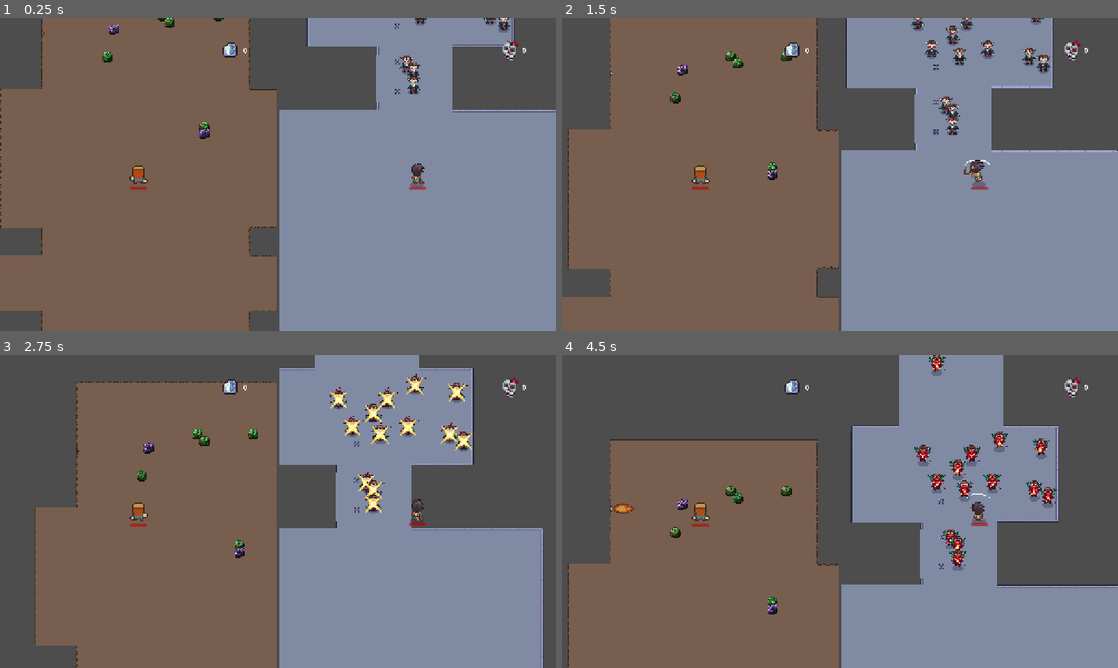
Above: before the commit, frames 1-4 (two rows, left to right).
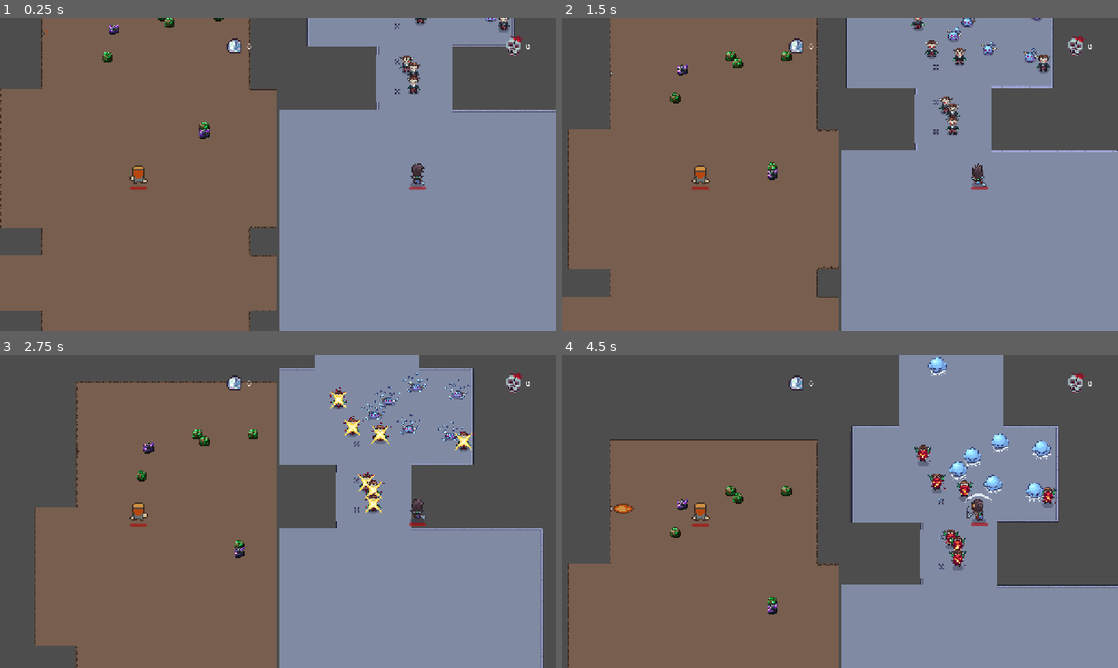
Above: after the commit, the same moments.

Repository: TomasDuggan/tp-1-2d-game-imagecampus
Game: Godot game, scene res://scenes/main.tscn
Two runs of this game, one before a commit and one after it. Both use one fixed random seed, a clock stepped at 60 frames per second and the inputs below.
Inputs:
- Up to frame 1 (0.25 s): no input
- Up to frame 2 (1.5 s): tap Enter at 0.5 s; hold D (move_right) 0.53-1.28 s; hold Space (swap_hero) 0.53-1.28 s; hold A (move_left) from 1.28 s (still down); tap Space (swap_hero) at 1.35 s
- Up to frame 3 (2.75 s): release A (move_left) at 2.03 s; hold D (move_right) from 2.03 s (still down); hold Space (swap_hero) from 2.03 s (still down)
- Up to frame 4 (4.5 s): release Space (swap_hero) at 2.78 s; tap Space (swap_hero) at 2.85, 4.35 s; release D (move_right) at 3.53 s; hold Space (swap_hero) 3.53-4.28 s; hold A (move_left) from 3.53 s (still down)

The runs differ from the first frame. In frame 1, 0.4% of the frame differs, in the area x 40-96%, y 0-54%; in frame 2, 1.0%; in frame 3, 1.3%; in frame 4, 1.7%.

Commit message:
Feature: enemigo slime que bloquea swap por X segundos

Diff:
--- /dev/null
+++ b/godot/animations/enemies/undead_slime_animation.tres
@@ -0,0 +1,212 @@
+[gd_resource type="SpriteFrames" load_steps=31 format=3 uid="uid://suay86mb65k"]
+
+[ext_resource type="Texture2D" uid="uid://5agow3wt2xpq" path="res://art/characters/enemies/undead_slime/Slime2_Attack_with_shadow.png" id="1_ahmhy"]
+[ext_resource type="Texture2D" uid="uid://cl25r8i37b1lg" path="res://art/characters/enemies/undead_slime/Slime2_Death_with_shadow.png" id="2_2o2gi"]
+[ext_resource type="Texture2D" uid="uid://bjgsaj0ay0oqd" path="res://art/characters/enemies/undead_slime/Slime2_Idle_with_shadow.png" id="3_ahmhy"]
+
+[sub_resource type="AtlasTexture" id="AtlasTexture_qtdag"]
+atlas = ExtResource("1_ahmhy")
+region = Rect2(64, 0, 64, 64)
+
+[sub_resource type="AtlasTexture" id="AtlasTexture_0theu"]
+atlas = ExtResource("1_ahmhy")
+region = Rect2(128, 0, 64, 64)
+
+[sub_resource type="AtlasTexture" id="AtlasTexture_lyj38"]
+atlas = ExtResource("1_ahmhy")
+region = Rect2(192, 0, 64, 64)
+
+[sub_resource type="AtlasTexture" id="AtlasTexture_h7cix"]
+atlas = ExtResource("1_ahmhy")
+region = Rect2(256, 0, 64, 64)
+
+[sub_resource type="AtlasTexture" id="AtlasTexture_jwiwb"]
+atlas = ExtResource("1_ahmhy")
+region = Rect2(320, 0, 64, 64)
+
+[sub_resource type="AtlasTexture" id="AtlasTexture_ioli4"]
+atlas = ExtResource("1_ahmhy")
+region = Rect2(384, 0, 64, 64)
+
+[sub_resource type="AtlasTexture" id="AtlasTexture_tdx6n"]
+atlas = ExtResource("1_ahmhy")
+region = Rect2(448, 0, 64, 64)
+
+[sub_resource type="AtlasTexture" id="AtlasTexture_funnp"]
+atlas = ExtResource("1_ahmhy")
+region = Rect2(512, 0, 64, 64)
+
+[sub_resource type="AtlasTexture" id="AtlasTexture_r5xcw"]
+atlas = ExtResource("1_ahmhy")
+region = Rect2(576, 0, 64, 64)
+
+[sub_resource type="AtlasTexture" id="AtlasTexture_ipsy7"]
+atlas = ExtResource("1_ahmhy")
+region = Rect2(640, 0, 64, 64)
+
+[sub_resource type="AtlasTexture" id="AtlasTexture_703l4"]
+atlas = ExtResource("1_ahmhy")
+region = Rect2(0, 0, 64, 64)
+
+[sub_resource type="AtlasTexture" id="AtlasTexture_c6h0v"]
+atlas = ExtResource("2_2o2gi")
+region = Rect2(0, 0, 64, 64)
+
+[sub_resource type="AtlasTexture" id="AtlasTexture_p6f4h"]
+atlas = ExtResource("2_2o2gi")
+region = Rect2(64, 0, 64, 64)
+
+[sub_resource type="AtlasTexture" id="AtlasTexture_ba4bl"]
+atlas = ExtResource("2_2o2gi")
+region = Rect2(128, 0, 64, 64)
+
+[sub_resource type="AtlasTexture" id="AtlasTexture_82rdy"]
+atlas = ExtResource("2_2o2gi")
+region = Rect2(192, 0, 64, 64)
+
+[sub_resource type="AtlasTexture" id="AtlasTexture_u4u2q"]
+atlas = ExtResource("2_2o2gi")
+region = Rect2(256, 0, 64, 64)
+
+[sub_resource type="AtlasTexture" id="AtlasTexture_p37hh"]
+atlas = ExtResource("2_2o2gi")
+region = Rect2(320, 0, 64, 64)
+
+[sub_resource type="AtlasTexture" id="AtlasTexture_s4gpq"]
+atlas = ExtResource("2_2o2gi")
+region = Rect2(384, 0, 64, 64)
+
+[sub_resource type="AtlasTexture" id="AtlasTexture_k5gtw"]
+atlas = ExtResource("2_2o2gi")
+region = Rect2(448, 0, 64, 64)
+
+[sub_resource type="AtlasTexture" id="AtlasTexture_lmpn0"]
+atlas = ExtResource("2_2o2gi")
+region = Rect2(512, 0, 64, 64)
+
+[sub_resource type="AtlasTexture" id="AtlasTexture_bxfmg"]
+atlas = ExtResource("2_2o2gi")
+region = Rect2(576, 0, 64, 64)
+
+[sub_resource type="AtlasTexture" id="AtlasTexture_2o2gi"]
+atlas = ExtResource("3_ahmhy")
+region = Rect2(0, 0, 64, 64)
+
+[sub_resource type="AtlasTexture" id="AtlasTexture_a4ury"]
+atlas = ExtResource("3_ahmhy")
+region = Rect2(64, 0, 64, 64)
+
+[sub_resource type="AtlasTexture" id="AtlasTexture_u7tws"]
+atlas = ExtResource("3_ahmhy")
+region = Rect2(128, 0, 64, 64)
+
+[sub_resource type="AtlasTexture" id="AtlasTexture_dq035"]
+atlas = ExtResource("3_ahmhy")
+region = Rect2(192, 0, 64, 64)
+
+[sub_resource type="AtlasTexture" id="AtlasTexture_jwul4"]
+atlas = ExtResource("3_ahmhy")
+region = Rect2(256, 0, 64, 64)
+
+[sub_resource type="AtlasTexture" id="AtlasTexture_aos7s"]
+atlas = ExtResource("3_ahmhy")
+region = Rect2(320, 0, 64, 64)
+
+[resource]
+animations = [{
+"frames": [{
+"duration": 1.0,
+"texture": SubResource("AtlasTexture_qtdag")
+}, {
+"duration": 1.0,
+"texture": SubResource("AtlasTexture_0theu")
+}, {
+"duration": 1.0,
+"texture": SubResource("AtlasTexture_lyj38")
+}, {
+"duration": 1.0,
+"texture": SubResource("AtlasTexture_h7cix")
+}, {
+"duration": 1.0,
+"texture": SubResource("AtlasTexture_jwiwb")
+}, {
+"duration": 1.0,
+"texture": SubResource("AtlasTexture_ioli4")
+}, {
+"duration": 1.0,
+"texture": SubResource("AtlasTexture_tdx6n")
+}, {
+"duration": 1.0,
+"texture": SubResource("AtlasTexture_funnp")
+}, {
+"duration": 1.0,
+"texture": SubResource("AtlasTexture_r5xcw")
+}, {
+"duration": 1.0,
+"texture": SubResource("AtlasTexture_ipsy7")
+}, {
+"duration": 1.0,
+"texture": SubResource("AtlasTexture_703l4")
+}],
+"loop": false,
+"name": &"attack_down",
+"speed": 12.0
+}, {
+"frames": [{
+"duration": 1.0,
+"texture": SubResource("AtlasTexture_c6h0v")
+}, {
+"duration": 1.0,
+"texture": SubResource("AtlasTexture_p6f4h")
+}, {
+"duration": 1.0,
+"texture": SubResource("AtlasTexture_ba4bl")
+}, {
+"duration": 1.0,
+"texture": SubResource("AtlasTexture_82rdy")
+}, {
+"duration": 1.0,
+"texture": SubResource("AtlasTexture_u4u2q")
+}, {
+"duration": 1.0,
+"texture": SubResource("AtlasTexture_p37hh")
+}, {
+"duration": 1.0,
+"texture": SubResource("AtlasTexture_s4gpq")
+}, {
+"duration": 1.0,
+"texture": SubResource("AtlasTexture_k5gtw")
+}, {
+"duration": 1.0,
+"texture": SubResource("AtlasTexture_lmpn0")
+}, {
+"duration": 1.0,
+"texture": SubResource("AtlasTexture_bxfmg")
+}],
+"loop": false,
+"name": &"death_down",
+"speed": 12.0
+}, {
+"frames": [{
+"duration": 1.0,
+"texture": SubResource("AtlasTexture_2o2gi")
+}, {
+"duration": 1.0,
+"texture": SubResource("AtlasTexture_a4ury")
+}, {
+"duration": 1.0,
+"texture": SubResource("AtlasTexture_u7tws")
+}, {
+"duration": 1.0,
+"texture": SubResource("AtlasTexture_dq035")
+}, {
+"duration": 1.0,
+"texture": SubResource("AtlasTexture_jwul4")
+}, {
+"duration": 1.0,
+"texture": SubResource("AtlasTexture_aos7s")
+}],
+"loop": true,
+"name": &"default",
+"speed": 8.0
+}]
--- a/godot/animations/hero/warrior_animation.tres
+++ b/godot/animations/hero/warrior_animation.tres
@@ -1,102 +1,130 @@
-[gd_resource type="SpriteFrames" load_steps=23 format=3 uid="uid://dycf4ffpsmhmr"]
+[gd_resource type="SpriteFrames" load_steps=27 format=3 uid="uid://dycf4ffpsmhmr"]
 
-[ext_resource type="Texture2D" uid="uid://c6bbqqaleowco" path="res://art/characters/heroes/warrior/Swordsman_lvl1_Run_Attack_with_shadow.png" id="1_87khp"]
-[ext_resource type="Texture2D" uid="uid://hc77l3r6d575" path="res://art/characters/heroes/warrior/Swordsman_lvl1_Run_with_shadow.png" id="2_lon1u"]
+[ext_resource type="Texture2D" uid="uid://di4wdryhqavrl" path="res://art/characters/heroes/warrior/lvl_3/Swordsman_lvl3_Run_Attack_with_shadow.png" id="1_t0s15"]
+[ext_resource type="Texture2D" uid="uid://8posouas0f7f" path="res://art/characters/heroes/warrior/lvl_3/Swordsman_lvl3_Run_with_shadow.png" id="2_trbbd"]
 
-[sub_resource type="AtlasTexture" id="AtlasTexture_cicj2"]
-atlas = ExtResource("1_87khp")
+[sub_resource type="AtlasTexture" id="AtlasTexture_trbbd"]
+atlas = ExtResource("1_t0s15")
+region = Rect2(0, 192, 64, 64)
+
+[sub_resource type="AtlasTexture" id="AtlasTexture_1x3c1"]
+atlas = ExtResource("1_t0s15")
+region = Rect2(64, 192, 64, 64)
+
+[sub_resource type="AtlasTexture" id="AtlasTexture_m3tw0"]
+atlas = ExtResource("1_t0s15")
+region = Rect2(128, 192, 64, 64)
+
+[sub_resource type="AtlasTexture" id="AtlasTexture_vyngp"]
+atlas = ExtResource("1_t0s15")
 region = Rect2(192, 192, 64, 64)
 
-[sub_resource type="AtlasTexture" id="AtlasTexture_8dyqe"]
-atlas = ExtResource("1_87khp")
+[sub_resource type="AtlasTexture" id="AtlasTexture_ysy0p"]
+atlas = ExtResource("1_t0s15")
 region = Rect2(256, 192, 64, 64)
 
-[sub_resource type="AtlasTexture" id="AtlasTexture_65jb5"]
-atlas = ExtResource("1_87khp")
+[sub_resource type="AtlasTexture" id="AtlasTexture_okyhw"]
+atlas = ExtResource("1_t0s15")
 region = Rect2(320, 192, 64, 64)
 
-[sub_resource type="AtlasTexture" id="AtlasTexture_yfroh"]
-atlas = ExtResource("1_87khp")
+[sub_resource type="AtlasTexture" id="AtlasTexture_ujx2j"]
+atlas = ExtResource("1_t0s15")
 region = Rect2(384, 192, 64, 64)
 
-[sub_resource type="AtlasTexture" id="AtlasTexture_kb35q"]
-atlas = ExtResource("2_lon1u")
+[sub_resource type="AtlasTexture" id="AtlasTexture_frh7h"]
+atlas = ExtResource("1_t0s15")
+region = Rect2(448, 192, 64, 64)
+
+[sub_resource type="AtlasTexture" id="AtlasTexture_yrkvo"]
+atlas = ExtResource("2_trbbd")
 region = Rect2(0, 128, 64, 64)
 
-[sub_resource type="AtlasTexture" id="AtlasTexture_ckolg"]
-atlas = ExtResource("2_lon1u")
+[sub_resource type="AtlasTexture" id="AtlasTexture_fk3kh"]
+atlas = ExtResource("2_trbbd")
 region = Rect2(64, 128, 64, 64)
 
-[sub_resource type="AtlasTexture" id="AtlasTexture_e2x0i"]
-atlas = ExtResource("2_lon1u")
+[sub_resource type="AtlasTexture" id="AtlasTexture_ounhk"]
+atlas = ExtResource("2_trbbd")
 region = Rect2(128, 128, 64, 64)
 
-[sub_resource type="AtlasTexture" id="AtlasTexture_kxmgk"]
-atlas = ExtResource("2_lon1u")
+[sub_resource type="AtlasTexture" id="AtlasTexture_pkxpo"]
+atlas = ExtResource("2_trbbd")
 region = Rect2(192, 128, 64, 64)
 
-[sub_resource type="AtlasTexture" id="AtlasTexture_2rwgd"]
-atlas = ExtResource("2_lon1u")
+[sub_resource type="AtlasTexture" id="AtlasTexture_n1wan"]
+atlas = ExtResource("2_trbbd")
 region = Rect2(256, 128, 64, 64)
 
-[sub_resource type="AtlasTexture" id="AtlasTexture_2dumx"]
-atlas = ExtResource("2_lon1u")
+[sub_resource type="AtlasTexture" id="AtlasTexture_jgntb"]
+atlas = ExtResource("2_trbbd")
 region = Rect2(320, 128, 64, 64)
 
-[sub_resource type="AtlasTexture" id="AtlasTexture_as2v2"]
-atlas = ExtResource("2_lon1u")
+[sub_resource type="AtlasTexture" id="AtlasTexture_1v6p4"]
+atlas = ExtResource("2_trbbd")
 region = Rect2(384, 128, 64, 64)
 
-[sub_resource type="AtlasTexture" id="AtlasTexture_dt5vp"]
-atlas = ExtResource("2_lon1u")
+[sub_resource type="AtlasTexture" id="AtlasTexture_sty22"]
+atlas = ExtResource("2_trbbd")
 region = Rect2(448, 128, 64, 64)
 
-[sub_resource type="AtlasTexture" id="AtlasTexture_0v7ga"]
-atlas = ExtResource("2_lon1u")
+[sub_resource type="AtlasTexture" id="AtlasTexture_t0s15"]
+atlas = ExtResource("2_trbbd")
 region = Rect2(0, 192, 64, 64)
 
-[sub_resource type="AtlasTexture" id="AtlasTexture_onw01"]
-atlas = ExtResource("2_lon1u")
+[sub_resource type="AtlasTexture" id="AtlasTexture_smrl1"]
+atlas = ExtResource("2_trbbd")
 region = Rect2(64, 192, 64, 64)
 
-[sub_resource type="AtlasTexture" id="AtlasTexture_tjghn"]
-atlas = ExtResource("2_lon1u")
+[sub_resource type="AtlasTexture" id="AtlasTexture_fi30p"]
+atlas = ExtResource("2_trbbd")
 region = Rect2(128, 192, 64, 64)
 
-[sub_resource type="AtlasTexture" id="AtlasTexture_1kj4o"]
-atlas = ExtResource("2_lon1u")
+[sub_resource type="AtlasTexture" id="AtlasTexture_u3iju"]
+atlas = ExtResource("2_trbbd")
 region = Rect2(192, 192, 64, 64)
 
-[sub_resource type="AtlasTexture" id="AtlasTexture_upyuk"]
-atlas = ExtResource("2_lon1u")
+[sub_resource type="AtlasTexture" id="AtlasTexture_b67hq"]
+atlas = ExtResource("2_trbbd")
 region = Rect2(256, 192, 64, 64)
 
-[sub_resource type="AtlasTexture" id="AtlasTexture_2pxmk"]
-atlas = ExtResource("2_lon1u")
+[sub_resource type="AtlasTexture" id="AtlasTexture_i2j0x"]
+atlas = ExtResource("2_trbbd")
 region = Rect2(320, 192, 64, 64)
 
-[sub_resource type="AtlasTexture" id="AtlasTexture_xetiw"]
-atlas = ExtResource("2_lon1u")
+[sub_resource type="AtlasTexture" id="AtlasTexture_6h37e"]
+atlas = ExtResource("2_trbbd")
 region = Rect2(384, 192, 64, 64)
 
-[sub_resource type="AtlasTexture" id="AtlasTexture_hwl53"]
-atlas = ExtResource("2_lon1u")
+[sub_resource type="AtlasTexture" id="AtlasTexture_phtkk"]
+atlas = ExtResource("2_trbbd")
 region = Rect2(448, 192, 64, 64)
 
 [resource]
 animations = [{
 "frames": [{
 "duration": 1.0,
-"texture": SubResource("AtlasTexture_cicj2")
+"texture": SubResource("AtlasTexture_trbbd")
 }, {
 "duration": 1.0,
-"texture": SubResource("AtlasTexture_8dyqe")
+"texture": SubResource("AtlasTexture_1x3c1")
 }, {
 "duration": 1.0,
-"texture": SubResource("AtlasTexture_65jb5")
+"texture": SubResource("AtlasTexture_m3tw0")
 }, {
 "duration": 1.0,
-"texture": SubResource("AtlasTexture_yfroh")
+"texture": SubResource("AtlasTexture_vyngp")
+}, {
+"duration": 1.0,
+"texture": SubResource("AtlasTexture_ysy0p")
+}, {
+"duration": 1.0,
+"texture": SubResource("AtlasTexture_okyhw")
+}, {
+"duration": 1.0,
+"texture": SubResource("AtlasTexture_ujx2j")
+}, {
+"duration": 1.0,
+"texture": SubResource("AtlasTexture_frh7h")
 }],
 "loop": false,
 "name": &"attack_up",
@@ -133,28 +161,28 @@
 }, {
 "frames": [{
 "duration": 1.0,
-"texture": SubResource("AtlasTexture_0v7ga")
+"texture": SubResource("AtlasTexture_t0s15")
 }, {
 "duration": 1.0,
-"texture": SubResource("AtlasTexture_onw01")
+"texture": SubResource("AtlasTexture_smrl1")
 }, {
 "duration": 1.0,
-"texture": SubResource("AtlasTexture_tjghn")
+"texture": SubResource("AtlasTexture_fi30p")
 }, {
 "duration": 1.0,
-"texture": SubResource("AtlasTexture_1kj4o")
+"texture": SubResource("AtlasTexture_u3iju")
 }, {
 "duration": 1.0,
-"texture": SubResource("AtlasTexture_upyuk")
+"texture": SubResource("AtlasTexture_b67hq")
 }, {
 "duration": 1.0,
-"texture": SubResource("AtlasTexture_2pxmk")
+"texture": SubResource("AtlasTexture_i2j0x")
 }, {
 "duration": 1.0,
-"texture": SubResource("AtlasTexture_xetiw")
+"texture": SubResource("AtlasTexture_6h37e")
 }, {
 "duration": 1.0,
-"texture": SubResource("AtlasTexture_hwl53")
+"texture": SubResource("AtlasTexture_phtkk")
 }],
 "loop": true,
 "name": &"walk_up",
--- /dev/null
+++ b/godot/configs/collectables/behaviours/block_swap_behaviour_config.gd
@@ -0,0 +1,8 @@
+extends CollectableBehaviourConfig
+class_name BlockSwapBehaviourConfig
+
+@export var block_duration: float
+
+
+func get_behaviour() -> CollectableBehaviour:
+	return preload("uid://chyafylphi2dr").instantiate()
--- /dev/null
+++ b/godot/configs/collectables/instances/enemies/undead_slime_enemy_config.tres
@@ -0,0 +1,33 @@
+[gd_resource type="Resource" script_class="CollectableConfig" load_steps=10 format=3 uid="uid://c4fyc808g5mh3"]
+
+[ext_resource type="Script" uid="uid://clxqxnesk8eta" path="res://configs/collectables/behaviours/collectable_behaviour_config.gd" id="1_g0a8l"]
+[ext_resource type="Script" uid="uid://ct5ujndsfuqfc" path="res://configs/collectables/behaviours/currency_reward_behaviour_config.gd" id="2_k8rm3"]
+[ext_resource type="Script" uid="uid://dkyvw463kyoem" path="res://configs/collectables/behaviours/hero_damager_behaviour_config.gd" id="3_nomxo"]
+[ext_resource type="Script" uid="uid://bnjytm0x5gcsa" path="res://configs/collectables/behaviours/block_swap_behaviour_config.gd" id="4_k8rm3"]
+[ext_resource type="Script" uid="uid://bkw6yobd6k4ta" path="res://configs/collectables/collectable_config.gd" id="4_xqb8k"]
+[ext_resource type="SpriteFrames" uid="uid://suay86mb65k" path="res://animations/enemies/undead_slime_animation.tres" id="5_g0a8l"]
+
+[sub_resource type="Resource" id="Resource_7rlb7"]
+script = ExtResource("2_k8rm3")
+type = 1
+reward_amount = 2
+metadata/_custom_type_script = "uid://ct5ujndsfuqfc"
+
+[sub_resource type="Resource" id="Resource_7r4is"]
+script = ExtResource("3_nomxo")
+damage = 1
+attack_speed = 2.0
+metadata/_custom_type_script = "uid://dkyvw463kyoem"
+
+[sub_resource type="Resource" id="Resource_nomxo"]
+script = ExtResource("4_k8rm3")
+block_duration = 3.0
+metadata/_custom_type_script = "uid://bnjytm0x5gcsa"
+
+[resource]
+script = ExtResource("4_xqb8k")
+sprite_frames = ExtResource("5_g0a8l")
+hp = 5
+destroyed_velocity_boost_duration = 1.0
+behaviour_configs = Array[ExtResource("1_g0a8l")]([SubResource("Resource_7rlb7"), SubResource("Resource_7r4is"), SubResource("Resource_nomxo")])
+metadata/_custom_type_script = "uid://bkw6yobd6k4ta"
--- /dev/null
+++ b/godot/scenes/collectables/behaviours/block_swap_collectable_behaviour.tscn
@@ -0,0 +1,6 @@
+[gd_scene load_steps=2 format=3 uid="uid://chyafylphi2dr"]
+
+[ext_resource type="Script" uid="uid://xq2pj0m32pdn" path="res://scripts/world/collectables/collectable_behaviours/block_swap_collectable_behaviour.gd" id="1_6brjj"]
+
+[node name="BlockSwapCollectableBehaviour" type="Node2D"]
+script = ExtResource("1_6brjj")
--- a/godot/scenes/collectables/behaviours/heal_hero_behaviour.tscn
+++ b/godot/scenes/collectables/behaviours/heal_hero_behaviour.tscn
@@ -1,6 +1,6 @@
 [gd_scene load_steps=2 format=3 uid="uid://c5tsvobsxc88k"]
 
-[ext_resource type="Script" uid="uid://c44vhm84d18o4" path="res://scripts/world/collectables/collectable_behaviours/heal_hero_behaviour.gd" id="1_weyqm"]
+[ext_resource type="Script" uid="uid://c44vhm84d18o4" path="res://scripts/world/collectables/collectable_behaviours/heal_hero_collectable_behaviour.gd" id="1_weyqm"]
 
 [node name="HealHeroBehaviour" type="Node2D"]
 script = ExtResource("1_weyqm")
--- a/godot/scenes/collectables/behaviours/hero_damager_behaviour.tscn
+++ b/godot/scenes/collectables/behaviours/hero_damager_behaviour.tscn
@@ -1,6 +1,6 @@
 [gd_scene load_steps=4 format=3 uid="uid://d0udm77yblxq7"]
 
-[ext_resource type="Script" uid="uid://dnsn4cc74lij2" path="res://scripts/world/collectables/collectable_behaviours/hero_damager_behaviour.gd" id="1_mdhbh"]
+[ext_resource type="Script" uid="uid://dnsn4cc74lij2" path="res://scripts/world/collectables/collectable_behaviours/hero_damager_collectable_behaviour.gd" id="1_mdhbh"]
 [ext_resource type="PackedScene" uid="uid://bq2pr30406woi" path="res://scenes/damage/hitbox.tscn" id="1_pnrq3"]
 
 [sub_resource type="RectangleShape2D" id="RectangleShape2D_mdhbh"]
--- a/godot/scenes/level/level.tscn
+++ b/godot/scenes/level/level.tscn
@@ -1,9 +1,12 @@
-[gd_scene load_steps=5 format=3 uid="uid://cw7v32643ol2t"]
+[gd_scene load_steps=8 format=3 uid="uid://cw7v32643ol2t"]
 
 [ext_resource type="Script" uid="uid://ywf7pwru2s70" path="res://scripts/world/level.gd" id="1_vpf64"]
 [ext_resource type="Script" uid="uid://w6k62hjfi6jo" path="res://scripts/managers/hero_swapper.gd" id="2_wcngd"]
 [ext_resource type="PackedScene" uid="uid://bmjsmxtdlcees" path="res://scenes/level/level_1/miner_world_level_1.tscn" id="3_qkmgm"]
 [ext_resource type="PackedScene" uid="uid://y76enpiqi5pc" path="res://scenes/level/level_1/warrior_world_level_1.tscn" id="4_hnne4"]
+[ext_resource type="Script" uid="uid://bkw6yobd6k4ta" path="res://configs/collectables/collectable_config.gd" id="5_wcngd"]
+[ext_resource type="Resource" uid="uid://d0hq6oyw4fxe2" path="res://configs/collectables/instances/enemies/vampire_1_enemy_config.tres" id="6_xv074"]
+[ext_resource type="Resource" uid="uid://c4fyc808g5mh3" path="res://configs/collectables/instances/enemies/undead_slime_enemy_config.tres" id="7_sytrn"]
 
 [node name="Level" type="Node" node_paths=PackedStringArray("_miner_world", "_warrior_world")]
 script = ExtResource("1_vpf64")
@@ -47,3 +50,4 @@
 render_target_update_mode = 4
 
 [node name="WarriorWorld" parent="HBoxContainer/SubViewportContainer2/SubViewport" instance=ExtResource("4_hnne4")]
+_collectables_to_spawn = Array[ExtResource("5_wcngd")]([ExtResource("6_xv074"), ExtResource("7_sytrn")])
--- a/godot/scenes/level/level_1/warrior_world_level_1.tscn
+++ b/godot/scenes/level/level_1/warrior_world_level_1.tscn
@@ -11,7 +11,7 @@
 script = ExtResource("3_kf76c")
 hp = 5
 damage = 2
-attack_speed = 0.7
+attack_speed = 2.0
 horizontal_movement_speed = 75.0
 metadata/_custom_type_script = "uid://b838myufwwsag"
 
--- a/godot/scenes/level/world/world.tscn
+++ b/godot/scenes/level/world/world.tscn
@@ -178,8 +178,13 @@
 anchors_preset = 15
 anchor_right = 1.0
 anchor_bottom = 1.0
+offset_left = 9.0
+offset_top = -9.0
+offset_right = 9.0
+offset_bottom = -9.0
 grow_horizontal = 2
 grow_vertical = 2
+mouse_filter = 2
 
 [node name="MarginContainer" type="MarginContainer" parent="CanvasLayer/HUD"]
 layout_mode = 1
--- a/godot/scripts/event_buses/collectables_event_bus.gd
+++ b/godot/scripts/event_buses/collectables_event_bus.gd
@@ -1,7 +1,10 @@
 extends Node
+"""
+Bus para eventos relacionados a Collectables
+"""
 
-@warning_ignore("unused_signal")
 signal collectable_amount_changed(type: Enums.WorldType, amount: int)
+
 
 func raise_event_collectable_amount_changed(type: Enums.WorldType, current_amount: int) -> void:
 	collectable_amount_changed.emit(type, current_amount)
--- a/godot/scripts/event_buses/hero_event_bus.gd
+++ b/godot/scripts/event_buses/hero_event_bus.gd
@@ -1,7 +1,14 @@
 extends Node
+"""
+Bus para eventos relacionados a Hero
+"""
 
-@warning_ignore("unused_signal")
 signal hero_swapped()
+signal block_hero_swap(block_duration: float)
+
 
 func raise_event_swap_hero() -> void:
 	hero_swapped.emit()
+
+func raise_event_block_hero_swap(block_duration: float) -> void:
+	block_hero_swap.emit(block_duration)
--- a/godot/scripts/managers/hero_swapper.gd
+++ b/godot/scripts/managers/hero_swapper.gd
@@ -1,6 +1,30 @@
 extends Node
 class_name HeroSwapper
 
+var _block_swap_timer := Timer.new()
+
+
+func _ready():
+	_block_swap_timer.one_shot = true
+	add_child(_block_swap_timer)
+
+	HeroEventBus.block_hero_swap.connect(_block_swap)
+
 func _unhandled_key_input(event):
-	if event.is_action_pressed("swap_hero"):
+	if event.is_action_pressed("swap_hero") && _block_swap_timer.is_stopped():
 		HeroEventBus.raise_event_swap_hero()
+
+func _block_swap(block_duration: float) -> void:
+	_block_swap_timer.start(block_duration)
+
+func _exit_tree():
+	HeroEventBus.block_hero_swap.disconnect(_block_swap)
+
+
+
+
+
+
+
+
+#
--- /dev/null
+++ b/godot/scripts/world/collectables/collectable_behaviours/block_swap_collectable_behaviour.gd
@@ -0,0 +1,9 @@
+extends CollectableBehaviour
+class_name BlockSwapCollectableBehaviour
+"""
+Comportamiento para bloquear el swap por X segundos
+"""
+
+func on_destroyed_by_hero(_source: Hero) -> void:
+	var block_swap_config := config as BlockSwapBehaviourConfig
+	HeroEventBus.raise_event_block_hero_swap(block_swap_config.block_duration)
--- a/godot/scripts/world/hero/hero.gd
+++ b/godot/scripts/world/hero/hero.gd
@@ -32,7 +32,6 @@
 
 func _initialize_hitbox(world_type: Enums.WorldType) -> void:
 	var upgraded_damage: int = _config.damage + int(UpgradesManager.get_modifier_value(world_type, Enums.UpgradeId.DAMAGE))
-	print("DMG: " + str(upgraded_damage))
 	_hitbox.initialize(self, upgraded_damage, _config.attack_speed, true, Enums.DamageFaction.HERO)
 
 	_hitbox.attack_performed.connect(_animation.play_attack_animation)
@@ -46,7 +45,6 @@
 func _initialize_horizontal_movement_speed(world_type: Enums.WorldType) -> void:
 	var base_speed = _config.horizontal_movement_speed
 	var upgraded_speed: float = base_speed + base_speed * UpgradesManager.get_modifier_value(world_type, Enums.UpgradeId.HORIZONTAL_MOVEMENT_SPEED)
-	print("Speed: " + str(upgraded_speed))
 	_horizontal_movement_speed = upgraded_speed
 
 func _ready():
--- a/godot/scripts/world/hero/hero_animation.gd
+++ b/godot/scripts/world/hero/hero_animation.gd
@@ -21,7 +21,4 @@
 
 
 
-
-
-
 #
Not shown: 1 places in godot/animations/hero/warrior_animation.tres that only renumber resources
Binary file added: godot/art/characters/enemies/undead_slime/Slime2_Attack_with_shadow.png
Not shown, changed: godot/art/characters/enemies/undead_slime/Slime2_Attack_with_shadow.png.import
Binary file added: godot/art/characters/enemies/undead_slime/Slime2_Death_with_shadow.png
Not shown, changed: godot/art/characters/enemies/undead_slime/Slime2_Death_with_shadow.png.import
Binary file added: godot/art/characters/enemies/undead_slime/Slime2_Hurt_with_shadow.png
Not shown, added: godot/art/characters/enemies/undead_slime/Slime2_Hurt_with_shadow.png.import
Binary file added: godot/art/characters/enemies/undead_slime/Slime2_Idle_with_shadow.png
Not shown, added: godot/art/characters/enemies/undead_slime/Slime2_Idle_with_shadow.png.import
Binary file added: godot/art/characters/enemies/undead_slime/Slime2_Run_with_shadow.png
Not shown, changed: godot/art/characters/enemies/undead_slime/Slime2_Run_with_shadow.png.import
Binary file added: godot/art/characters/enemies/undead_slime/Slime2_Walk_with_shadow.png
(and 35 more such lines)
